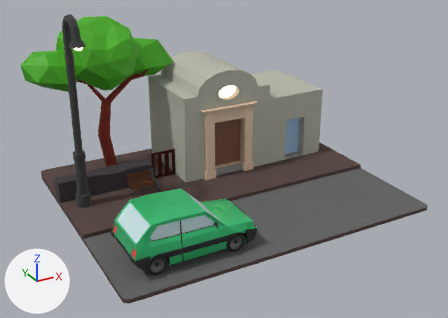
Renders of the glTF model public/assets/scenes/chiesetta3.glb from each side of a commit.
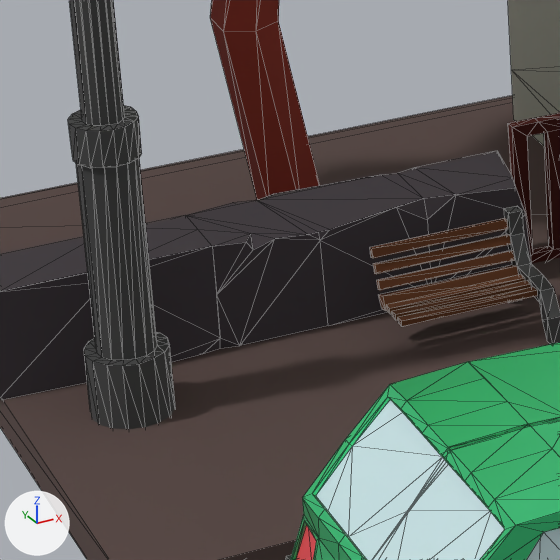
Each version is shown whole from a 50 mm lens placed at (-13.0, -20.95, 12.39), pointed at (-1.27, 0.37, 1.73), then close up on the part from 14% to 36% of the width and 41% to 73% of the height. Arrows for +X, +Y and +Z are at lower left; the lights stay in place. The close-ups show mesh edges as thin lines. Where no turn or scale is listed for an object, it has been applied to the vertices. Vertices at the same position are counted once.

The older version as bpy lines, for what is in view:
```python
me_cube = bpy.data.meshes.new('Cube')
me_cube.from_pydata(...)  # 112 vertices, 220 faces; spans x -2.87..2.67, y -0.38..0.33, z -1.03..0.24
# faces by material slot: [112, 108]
me_cube.materials.append(mat_material)  # black #3d363b
me_cube.materials.append(mat_material_003)  # brown #65332e
me_cube_001 = bpy.data.meshes.new('Cube.001')
me_cube_001.from_pydata(...)  # 1412 vertices, 2865 faces; spans x -3.06..1.9, y -1.28..1.28, z -0.89..1.25
# faces by material slot: [919, 520, 1080, 4, 256, 66, 16, 4]
me_cube_001.materials.append(mat_car_base_001)  # green #4ce793
me_cube_001.materials.append(mat_car_black_001)  # black #242424
me_cube_001.materials.append(mat_car_wheel_001)  # black #282828
me_cube_001.materials.append(mat_car_emission_001)  # yellow #e7e185
me_cube_001.materials.append(mat_car_wheel_silver_001)  # grey #848484
me_cube_001.materials.append(mat_car_glass_001)  # white #cae5e7
me_cube_001.materials.append(mat_car_white_001)  # white #e7e7e7
me_cube_001.materials.append(mat_car_red_001)  # red #e74a52
me_cube_003 = bpy.data.meshes.new('Cube.003')
me_cube_003.from_pydata(...)  # 96 vertices, 164 faces; spans x -0.013..1.249, y -0.979..0.019, z 0.006..0.838
# faces by material slot: [84, 80]
me_cube_003.materials.append(mat_bench_wood_001)  # brown #5d3214
me_cube_003.materials.append(mat_bench_metal_001)  # dark grey #525252
ob_bench = bpy.data.objects.new('bench', me_cube_003)
ob_bench.location = (-4.834, 2.893, 0.011)
ob_car = bpy.data.objects.new('car', me_cube_001)
ob_car.location = (-3.993, -2.618, 0.71)
ob_cube = bpy.data.objects.new('Cube', me_cube)
ob_cube.location = (-4.883, 3.43, 1.02)
# also in view: 'road' at (-0.81, 1.14, -0.15); 'tree trunk' at (-4.66, 5.06, 2.53); 'streetlight' at (-6.9, 1.84, 4.01); 'church' at (1.52, 4.13, 2.5)
```
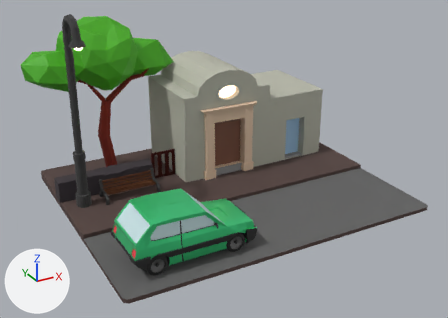
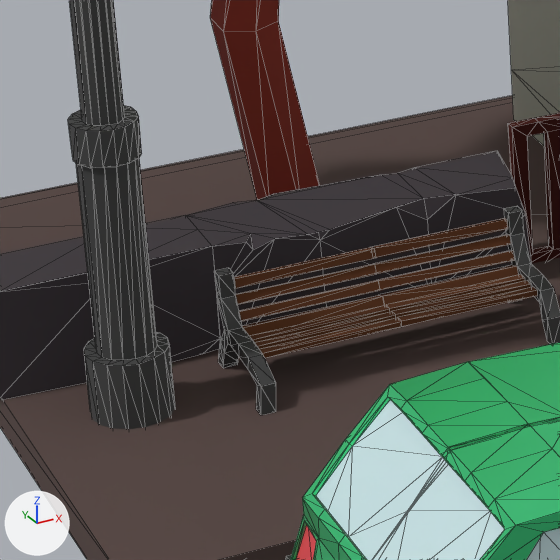
Patch to the scene script:
```diff
--- a/public/assets/scenes/chiesetta3.glb.py
+++ b/public/assets/scenes/chiesetta3.glb.py
@@ me_cube_003 @@
 me_cube_003.from_pydata(...)  # 96 vertices, 164 faces; spans x -0.013..1.249, y -0.979..0.019, z 0.006..0.838
 # used by ob_bench; location = (-4.834, 2.893, 0.011)
+# me_cube_003 part 1: the loose piece of 48 vertices spanning x 0.001..1.249, y -0.979..0.019, z 0.006..0.838 is copied, and the copy is mirrored in x about the mesh origin; it spans x -1.249..-0.001, y -0.979..0.019, z 0.006..0.838
+# me_cube_003 part 2: a new loose piece, a box spanning x -1.135..0.0, y -0.592..-0.513, z 0.335..0.382, in mat_bench_wood_001 (brown #5d3214)
+# me_cube_003 part 3: a new loose piece, a box spanning x -1.135..0.0, y -0.466..-0.387, z 0.335..0.382, in mat_bench_wood_001 (brown #5d3214)
+# me_cube_003 part 4: a new loose piece, a box spanning x -1.135..0.0, y -0.72..-0.641, z 0.335..0.382, in mat_bench_wood_001 (brown #5d3214)
+# me_cube_003 part 5: the loose piece of 8 vertices spanning x 0.0..1.135, y -0.264..-0.196, z 0.439..0.528 is copied, and the copy is mirrored in x about the mesh origin; it spans x -1.135..0.0, y -0.264..-0.196, z 0.439..0.528
+# me_cube_003 part 6: the loose piece of 8 vertices spanning x 0.0..1.135, y -0.21..-0.141, z 0.558..0.648 is copied, and the copy is mirrored in x about the mesh origin; it spans x -1.135..0.0, y -0.21..-0.141, z 0.558..0.648
+# me_cube_003 part 7: the loose piece of 8 vertices spanning x -0.013..1.122, y -0.192..-0.134, z 0.695..0.78 is copied, and the copy is mirrored in x about the mesh origin; it spans x -1.122..0.013, y -0.192..-0.134, z 0.695..0.78
 me_cube_003.materials.append(mat_bench_wood_001)
```

Boxes [x1, y1, x2, y2] around the edits, measured in the close-ups (560 x 560 px):
'bench', reshaped: before [370, 206, 560, 344]; after [214, 206, 560, 415]
part 1 of me_cube_003, added: after [214, 268, 384, 415]
part 2 of me_cube_003, added (brown): after [255, 311, 396, 349]
part 3 of me_cube_003, added (brown): after [249, 305, 390, 342]
part 4 of me_cube_003, added (brown): after [259, 317, 402, 358]
part 5 of me_cube_003, added (brown): after [239, 280, 380, 321]
part 6 of me_cube_003, added (brown): after [236, 264, 376, 304]
part 7 of me_cube_003, added (brown): after [234, 247, 375, 288]
